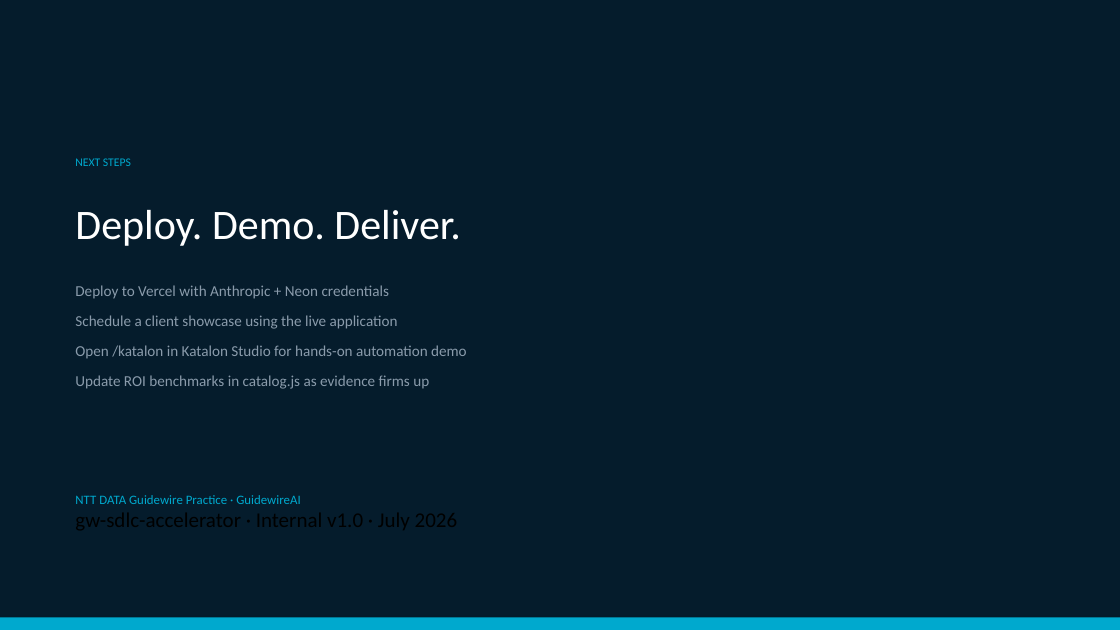
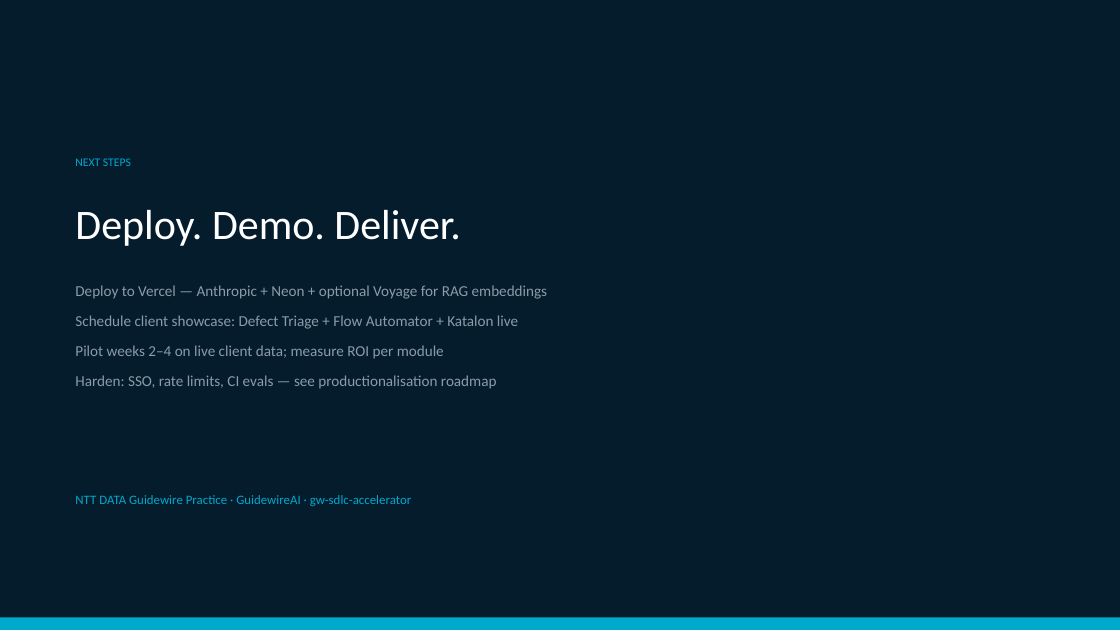
Before and after one commit to anujkapoor2000/gw-sdlc-accelerator, a slide deck: slide 18 of docs/accelerators-slide-pack.pptx. Drawn at 1120x630 pixels with LibreOffice and Linux fonts; fonts in the diff are those of the drawing. Boxes give left, top, right and bottom in pixels: in the first picture for what was removed or moved away, otherwise in the second. Text is boxed around its words. In the diff, an @@ line names an element or a change of style, - is before the commit and + after.

```diff
--- a/docs/accelerators-slide-pack.pptx
+++ b/docs/accelerators-slide-pack.pptx
@@ text at [75, 285, 547, 389]: text changed @@
-Deploy to Vercel with Anthropic + Neon credentials
-Schedule a client showcase using the live application
-Open /katalon in Katalon Studio for hands-on automation demo
-Update ROI benchmarks in catalog.js as evidence firms up
+Deploy to Vercel — Anthropic + Neon + optional Voyage for RAG embeddings
+Schedule client showcase: Defect Triage + Flow Automator + Katalon live
+Pilot weeks 2–4 on live client data; measure ROI per module
+Harden: SSO, rate limits, CI evals — see productionalisation roadmap
@@ text at [75, 495, 411, 506]: text changed; size 18 to 11 pt; text colour #000000 to #00A9CE @@
-NTT DATA Guidewire Practice · GuidewireAI
-gw-sdlc-accelerator · Internal v1.0 · July 2026
+NTT DATA Guidewire Practice · GuidewireAI · gw-sdlc-accelerator
```
Also in this commit, not shown: 9 other slides changed, 8 slides added, 8 slides removed, 3 other files.
